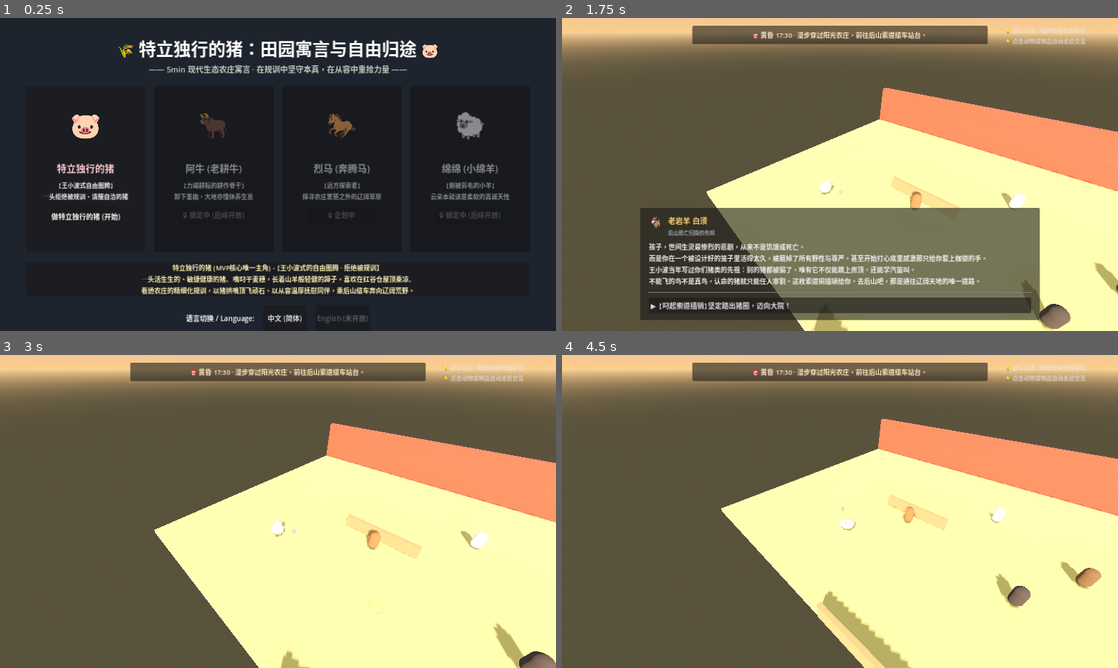
Above: before the commit, frames 1-4 (two rows, left to right).
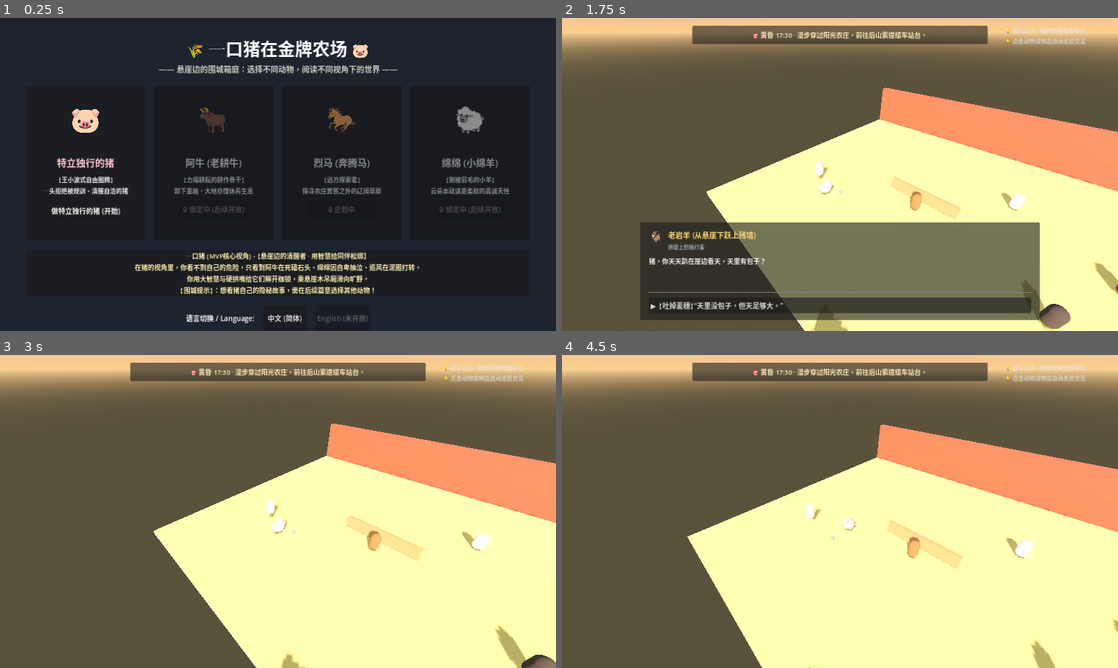
Above: after the commit, the same moments.

Repository: chenzhaoxuan0/piggame
Game: Godot game, scene res://scenes/ui/character_selection.tscn
Two runs of this game, one before a commit and one after it. Both use one fixed random seed, a clock stepped at 60 frames per second and the inputs below.
Inputs (mouse positions are in pixels of both pictures, inside the frame that each line leads up to):
- Up to frame 1 (0.25 s): no input
- Up to frame 2 (1.75 s): click "English (未开放)" at 0.5 s; click "做特立独行的猪 (开始)" at 1.25 s
- Up to frame 3 (3 s): click "▶ 【叼起索道插销】坚定踏出猪圈，迈向大院！" (after the commit: "▶ 【吐掉麦穗】'天里没包子，但天足够大。'") at 2 s; click (278, 642) at 2.75 s, where only the run after the commit has a clickable "▶ 【用鼻子拱起插销】'吃饱了，顺路去给他们松松绑。'"
- Up to frame 4 (4.5 s): move the mouse to (962, 495) at 3.52 s; click (962, 495) at 3.67 s; move the mouse to (728, 527) at 4.27 s; click (728, 527) at 4.42 s

The runs differ from the first frame. In frame 1, 12% of the frame differs, in the area x 7-92%, y 7-89%; in frame 2, 7.4%; in frame 3, 1.0%; in frame 4, 14%, in the area x 22-100%, y 20-100%.

Commit message:
feat: adopt 'A Pig in the Golden Farm' with cliffside box scene and perspective-shifting fable

Diff:
--- a/project.godot
+++ b/project.godot
@@ -6,12 +6,12 @@
 
 [application]
 
-config/name="特立独行的猪：逃离牛马大厦"
+config/name="一口猪在金牌农场"
 config/name_localized={
-"en": "A Maverick Pig: Escape the Animal Office",
-"zh_CN": "特立独行的猪：逃离牛马大厦"
+"en": "A Pig in the Golden Farm",
+"zh_CN": "一口猪在金牌农场"
 }
-config/description="2.5D 职场反讽逃脱游戏，群核科技AHOLO+GPT6Astra支持，扮演一只特立独行的猪逃出大厂写字楼！"
+config/description="2.5D 现代田园围城寓言：悬崖边的金牌农场，一口猪的旷野突围！"
 config/version="0.1.0-mvp"
 run/main_scene="res://scenes/ui/character_selection.tscn"
 config/features=PackedStringArray("4.3", "GL Compatibility")
--- a/scenes/levels/office_level_1.tscn
+++ b/scenes/levels/office_level_1.tscn
@@ -82,6 +82,9 @@
 [sub_resource type="StandardMaterial3D" id="Mat_SheepNPC"]
 albedo_color = Color(0.95, 0.95, 0.96, 1)
 
+[sub_resource type="StandardMaterial3D" id="Mat_CliffGoatNPC"]
+albedo_color = Color(0.88, 0.85, 0.78, 1)
+
 [sub_resource type="StandardMaterial3D" id="Mat_HorseNPC"]
 albedo_color = Color(0.2, 0.2, 0.22, 1)
 
@@ -149,6 +152,16 @@
 
 [node name="StartBarnArea" type="Node3D" parent="FarmEnvironment"]
 transform = Transform3D(1, 0, 0, 0, 1, 0, 0, 0, 1, -11, 0, 6)
+
+[node name="NPC_CliffGoat" type="StaticBody3D" parent="FarmEnvironment/StartBarnArea" groups=["interactable", "npc", "npc_cliff_goat"]]
+transform = Transform3D(1, 0, 0, 0, 1, 0, 0, 0, 1, -2, 1.2, -1)
+
+[node name="MeshInstance3D" type="MeshInstance3D" parent="FarmEnvironment/StartBarnArea/NPC_CliffGoat"]
+material_override = SubResource("Mat_CliffGoatNPC")
+mesh = SubResource("CapsuleMesh_npc")
+
+[node name="CollisionShape3D" type="CollisionShape3D" parent="FarmEnvironment/StartBarnArea/NPC_CliffGoat"]
+shape = SubResource("CapsuleShape3D_npc")
 
 [node name="MilkJug" type="RigidBody3D" parent="FarmEnvironment/StartBarnArea" groups=["interactable", "milk_jug"]]
 transform = Transform3D(1, 0, 0, 0, 1, 0, 0, 0, 1, 1.2, 0.5, -0.8)
@@ -339,22 +352,22 @@
 layout_mode = 2
 theme_override_colors/font_color = Color(1, 0.88, 0.5, 1)
 theme_override_font_sizes/font_size = 34
-text = "🌾 《特立独行的猪》第一幕 · 田园寓言归途"
+text = "🌾 《一口猪在金牌农场》第一篇章 · 旷野归途"
 horizontal_alignment = 1
 
 [node name="Quote" type="Label" parent="HUD/EndScreenPanel/VBox"]
 layout_mode = 2
 theme_override_colors/font_color = Color(0.9, 0.95, 1, 1)
 theme_override_font_sizes/font_size = 16
-text = "“世间只有一种真正的特立独行，那就是认清生活的规训后，依然选择从容而体面地活出自己。”
-“不随波逐流，亦不愤世嫉俗；守住内心的火，走属于自己的路。”
-
-愿每一颗不肯被驯服的灵魂，都能在阳光下的广阔田野里自由漫步。"
+text = "“金牌是农场的，但命是你自己的。”
+“世上只有一种特立独行：看清了槽里的把戏，依然坦坦荡荡奔向旷野。”
+
+一口猪走出了围城；天地很大，下山见。"
 horizontal_alignment = 1
 
 [node name="Author" type="Label" parent="HUD/EndScreenPanel/VBox"]
 layout_mode = 2
 theme_override_colors/font_color = Color(0.7, 0.75, 0.8, 0.8)
 theme_override_font_sizes/font_size = 14
-text = "—— 感谢体验 5min 现代田园哲学寓言 Demo ——"
+text = "—— 感谢体验《一口猪在金牌农场》MVP 试玩版 ——"
 horizontal_alignment = 1
--- a/scenes/ui/character_selection.tscn
+++ b/scenes/ui/character_selection.tscn
@@ -40,14 +40,14 @@
 [node name="Title" type="Label" parent="VBoxContainer/Header"]
 layout_mode = 2
 theme_override_font_sizes/font_size = 40
-text = "🌾 特立独行的猪：田园寓言与自由归途 🐷"
+text = "🌾 一口猪在金牌农场 🐷"
 horizontal_alignment = 1
 
 [node name="SubTitle" type="Label" parent="VBoxContainer/Header"]
 layout_mode = 2
 theme_override_colors/font_color = Color(0.9, 0.92, 0.85, 0.85)
 theme_override_font_sizes/font_size = 18
-text = "—— 5min 现代生态农庄寓言 · 在规训中坚守本真，在从容中重拾力量 ——"
+text = "—— 悬崖边的围城箱庭：选择不同动物，阅读不同视角下的世界 ——"
 horizontal_alignment = 1
 
 [node name="CharactersRow" type="HBoxContainer" parent="VBoxContainer"]
--- a/scripts/core/dialogue_manager.gd
+++ b/scripts/core/dialogue_manager.gd
@@ -1,180 +1,178 @@
 extends Node
 
-# Dialogue Manager (英雄之旅史诗级现代农庄动物寓言系统)
-# 完整十二阶段叙事树：启程 ➔ 试炼 ➔ 顿悟 ➔ 归途
+# Dialogue Manager (《一口猪在金牌农场》简短有力寓言对话树)
+# 核心主旨：语言简短有力，直指人心；围城视角，互助觉醒
 
 signal dialogue_started(node_data: Dictionary)
 signal dialogue_advanced(step: int)
 signal dialogue_ended()
 
-# 史诗寓言剧情树
 var dialogue_tree = {
-	# --- 序幕：老岩羊导师的启迪 (阶段4：遇见导师) ---
-	"mentor_reflection": {
-		"speaker": "老岩羊 白须",
+	# --- 序幕：悬崖边的晨风与老岩羊 ---
+	"cliff_goat_intro": {
+		"speaker": "老岩羊 (从悬崖下跃上残墙)",
 		"avatar": "🐐",
-		"title": "后山逃亡归隐的先知",
-		"content": "孩子，世间生灵最惨烈的悲剧，从来不是饥饿或死亡。\n而是你在一个被设计好的笼子里活得太久，被磨掉了所有野性与尊严，甚至开始打心底里感激那只给你套上枷锁的手。\n王小波当年写过你们猪类的先祖：别的猪都被骟了，唯有它不仅能跳上房顶，还能学汽笛叫。\n不能飞的鸟不是真鸟，认命的猪就只能任人宰割。这枚索道铜插销给你，去后山吧，那是通往辽阔天地的唯一道路。",
+		"title": "绝壁上的独行客",
+		"content": "猪，你天天趴在崖边看天，天里有包子？",
 		"options": [
-			{"text": "【叼起索道插销】坚定踏出猪圈，迈向大院！", "next": ""}
+			{
+				"text": "【吐掉麦穗】“天里没包子，但天足够大。”",
+				"next": "cliff_goat_key"
+			}
+		]
+	},
+	"cliff_goat_key": {
+		"speaker": "老岩羊",
+		"avatar": "🐐",
+		"title": "绝壁上的独行客",
+		"content": "农场的金牌是给死肉戴的。顺着这根旧缆绳能滑下万丈绝壁，插销给你。\n不过走之前，大院里那几头傻口子，快被那块金牌压断骨头了。",
+		"options": [
+			{"text": "【用鼻子拱起插销】“吃饱了，顺路去给他们松松绑。”", "next": ""}
 		]
 	},
 
-	# --- 试炼1：老耕牛 阿牛 (耕作深渊与自责) ---
+	# --- 节点1：老耕牛 阿牛 (黑土地里的大顽石) ---
 	"aniu_interaction": {
-		"speaker": "阿牛 (蹄子打滑的老黄牛)",
+		"speaker": "阿牛 (四蹄打滑的老黄牛)",
 		"avatar": "🐂",
-		"title": "力竭耕耘的老耕牛",
-		"content": "（呼哧吐着白沫，两眼血红死磕硬泥）还差两分地……必须翻完！隔壁马圈今天跑了五趟长途，我翻不够三亩地，评优垫底被扣了精饲料，我怎么活啊……",
+		"title": "黑土泥垄里的耕作者",
+		"content": "（呼哧吐着白沫，眼珠通红）还差两分地……今天翻不完，金牌评优就黄了……",
 		"options": [
 			{
-				"text": "【猪鼻猛力硬顶】“阿牛，你脚下的铁犁被顽石卡死两个时辰了！”",
+				"text": "【猪嘴猛力一拱】咔嚓一声，把卡在犁尖的磨盘黑石拱飞出垄！",
 				"next": "aniu_solved"
-			},
-			{
-				"text": "【温厚按肩劝慰】“连黑土地都懂得休养生息，你何必把自己熬成铁？”",
-				"next": "aniu_comfort"
 			}
 		]
 	},
 	"aniu_solved": {
-		"speaker": "阿牛 (呆立原地)",
+		"speaker": "阿牛 (呆立泥中)",
 		"avatar": "🐂",
-		"title": "力竭耕耘的老耕牛",
-		"content": "……卡在犁齿里的巨石被你一鼻子顶飞了？！难怪我拉得吐血都挪不动半步……阿猪，我居然一直没低头看过自己的脚下……",
+		"title": "黑土泥垄里的耕作者",
+		"content": "……石头？！我顶着块大石头犁了两个时辰？！可金牌农场的规矩……",
 		"options": [
-			{"text": "【从容哼鸣】“你不是在跟土地较劲，是在跟自己心里的恐惧死磕。”", "next": "aniu_finish"}
-		]
-	},
-	"aniu_comfort": {
-		"speaker": "特立独行的猪",
-		"avatar": "🐷",
-		"title": "特立独行的猪",
-		"content": "阿牛，这副犁是庄园为了收成套在你脖子上的，但筋骨和性命是你自己的。\n草料吃多吃少饿不死健壮的牛，但把自己熬垮了，换来的只有更沉的枷锁。\n卸了吧，洗洗蹄子，去小溪边喝两口泉水，看看天！",
-		"options": [
-			{"text": "用下巴挑开硬木套锁，解放老黄牛", "next": "aniu_finish"}
+			{
+				"text": "【简短有力】“阿牛，地是翻不完的，但牛会累死。地每年都要歇冬，你比地还硬？”",
+				"next": "aniu_finish"
+			}
 		]
 	},
 	"aniu_finish": {
-		"speaker": "阿牛 (长舒白汽)",
+		"speaker": "阿牛 (长舒白汽，自己顶开颈套)",
 		"avatar": "🐂",
-		"title": "重获自洽的老耕牛",
-		"content": "（牛头缓缓垂在泥地里，眼神重现清亮）阿猪……你说得对，我害怕被淘汰，结果差点把自己活活累死在泥垄里。有任何危险叫我，我的牛角为你开路！",
+		"title": "觉醒的老黄牛",
+		"content": "（看着滚远的巨石，突然笑了）哈！规矩是人定的，命是爹妈给的。老子今天不翻了，喝水去！",
 		"options": [
-			{"text": "晃了晃麦穗，向羊圈漫步前行", "next": ""}
+			{"text": "甩甩尾巴，漫步走向羊舍", "next": ""}
 		]
 	},
 
-	# --- 试炼2：小绵羊 绵绵 (被评次品的少女) ---
+	# --- 节点2：小绵羊 绵绵 (草垛里的云彩毛) ---
 	"mianmian_interaction": {
-		"speaker": "绵绵 (躲在草垛后的小绵羊)",
+		"speaker": "绵绵 (缩在草垛里的小绵羊)",
 		"avatar": "🐑",
 		"title": "刚被剪毛的小羊",
-		"content": "（吸着鼻子，木牌上赫然盖着‘三等次品毛：过于纤细缺乏工业强度’）阿猪哥……他们说我的毛织不出笔挺厚重的工作服，说我是农场里最笨最没用的小羊……我是不是生来就是个累赘？",
+		"content": "（木栏贴着‘次品羊毛：细软无力，不合标准’，抽泣着）阿猪叔……他们说我的毛织不成厚布，我是最没用的一头羊……",
 		"options": [
 			{
-				"text": "【拱过去嫩胡萝卜与薄荷叶】“把糖分补足，先擦干眼泪。”",
+				"text": "【踢飞木牌，推过去新鲜野胡萝卜】“天上的云硬不硬？”",
 				"next": "mianmian_advice"
 			}
 		]
 	},
 	"mianmian_advice": {
-		"speaker": "特立独行的猪",
+		"speaker": "一口猪",
 		"avatar": "🐷",
-		"title": "特立独行的猪",
-		"content": "小绵羊，你知道为什么他们嫌你的毛太细软吗？\n因为流水线只要千篇一律的粗毛毡，他们不懂得，天上的云朵本来就是柔软的。\n你的毛柔软，是因为你天性细腻温存，对每一缕拂过原野的春风都怀着善意。那绝不是缺陷，那是造物主留给你最特立独行的印记！\n别拿纺织厂的标尺来称量自己的灵魂。快把胡萝卜吃了，你的春天比这间棚舍辽阔得多。",
+		"title": "一口猪",
+		"content": "云就是软的，才好看。羊毛软，是你的本事，不是你的病。他们要硬布做麻袋，那是他们没见过云彩。",
 		"options": [
-			{"text": "大耳朵轻轻扑棱，给小羊坚定的肯定", "next": "mianmian_finish"}
+			{"text": "看着小羊咬下甘甜的胡萝卜", "next": "mianmian_finish"}
 		]
 	},
 	"mianmian_finish": {
-		"speaker": "绵绵 (破涕为笑)",
+		"speaker": "绵绵 (眼珠亮如露水)",
 		"avatar": "🐑",
-		"title": "重拾自信的年轻人",
-		"content": "阿猪哥……咬了一口胡萝卜，真的好甜！原来柔软不是缺陷啊……谢谢你，若巡逻犬来抓你，我们整群羊用身躯替你阻挡！",
+		"title": "重拾自信的绵羊",
+		"content": "云彩毛……对！我长的是天上的云彩毛！阿猪叔，有人来抓你，我用羊群给你堵路！",
 		"options": [
-			{"text": "用鼻子蹭蹭草垛，走向跑道方向", "next": ""}
+			{"text": "用鼻子蹭蹭草堆，走向环形跑道", "next": ""}
 		]
 	},
 
-	# --- 试炼3：烈马 追风 (赛道原地打转) ---
+	# --- 节点3：烈马 追风 (跑圈里的瞎马) ---
 	"zhuifeng_interaction": {
-		"speaker": "追风 (大汗淋漓的纯血烈马)",
+		"speaker": "追风 (大汗淋漓的纯血马)",
 		"avatar": "🐎",
-		"title": "封闭赛道上的领跑明星",
-		"content": "（眼罩遮目，疯狂在圆形泥道狂奔）让开！别挡我的赛道！我的配速曲线是全庄第一，只要跑完这一万圈，庄园主就会给我颁发特级马厩铭牌！",
+		"title": "封闭赛道上的飞奔者",
+		"content": "（戴着皮眼罩在泥圈疯狂打转）别挡道！我的配速曲线是全庄第一！只要跑完这一万圈，金牌马厩就是我的！",
 		"options": [
 			{
-				"text": "【坚硬獠牙咬断眼罩皮扣】“追风，睁开眼睛看看四周！”",
+				"text": "【撞烂看台，咬断眼罩皮带】“睁开眼看四周！”",
 				"next": "zhuifeng_awaken"
 			}
 		]
 	},
 	"zhuifeng_awaken": {
-		"speaker": "追风 (猛然勒马，震惊四顾)",
+		"speaker": "追风 (马失前蹄，浑身发抖)",
 		"avatar": "🐎",
-		"title": "看清真相的奔腾者",
-		"content": "这……这只是一个直径不到五十米的铁丝网泥圈？！天哪，我拼了命跑了三年、磨烂了十二副铁蹄，我居然一直在原地打转？！",
+		"title": "看清真相的烈马",
+		"content": "这……只有一条五十米的烂泥圈？！我跑了三年，每天跑一百里，原来一直在原地踩泥槽？！",
 		"options": [
 			{
-				"text": "【从容长嘶】“速度再快，方向错了也是徒劳。去后山吧，那里的风才配得上你的长鬃！”",
+				"text": "【简短有力】“迈开腿谁都会，往哪跑才是本事。围栏烂了，悬崖外才是路。”",
 				"next": "zhuifeng_finish"
 			}
 		]
 	},
 	"zhuifeng_finish": {
-		"speaker": "追风 (仰天长鸣)",
+		"speaker": "追风 (仰天长嘶，踏碎围栏)",
 		"avatar": "🐎",
 		"title": "觉醒的千里马",
-		"content": "原地打转的荣耀，一文不值！阿猪，今天谁敢拦你，我的铁蹄就踏碎他们的铁笼！",
+		"content": "原地打转的金牌，一文不值！阿猪，今天谁敢拦你，我的铁蹄踏碎他们的门！",
 		"options": [
-			{"text": "点头致意，迈向中央钟楼核心", "next": ""}
+			{"text": "点头致意，走向大院石板路", "next": ""}
 		]
 	},
 
-	# --- 考验与决战：钟楼顶层生死考验 (阶段8 & 9) ---
-	"ordeal_encounter": {
-		"speaker": "管家犬 老张 (手握电网手柄)",
+	# --- 节点4：管家犬 老张 (大院当中的破铜铃) ---
+	"laozhang_interaction": {
+		"speaker": "管家犬 老张 (死死晃动铜铃)",
 		"avatar": "🐕",
-		"title": "农庄大统领 / 督导主管",
-		"content": "阿猪！你被捕兽钢网困住了！看看你的四周！\n庄园主慈悲，给你最后一次机会：穿上这件‘五星示范’红马甲，戴上这枚纯金打造的模范种猪项圈，以后全庄豆饼任你享用！\n否则，天一亮，后厨的剔骨屠刀就在冷库等着你！是当尊贵的金铃猪，还是当案板上的肉，你自己选！",
+		"title": "金牌农庄大统领",
+		"content": "阿猪！站住！农场今年评上了特级金牌！只要你留下来，金铃铛给你戴，高蛋白豆饼管饱！你跑去悬崖，连口馊料都没有！",
 		"options": [
 			{
-				"text": "【昂首冷笑，坚决拒绝】“虚荣的项圈，留给在槽前摇尾巴的人吧！”",
-				"next": "ordeal_break_switch"
+				"text": "【麦穗微晃，平静反问】“老张，金牌能嚼得动吗？”",
+				"next": "laozhang_response"
 			}
 		]
 	},
-	"ordeal_break_switch": {
-		"speaker": "特立独行的猪 (猛力一击)",
+	"laozhang_response": {
+		"speaker": "一口猪",
 		"avatar": "🐷",
-		"title": "真理的觉醒者",
-		"content": "（借力一跃，用坚硬如铁的猪头狠狠撞向高压总电闸！）\n轰——！漫天电火花闪耀！全庄刺眼的探照灯、扩音喇叭、电网全线短路熄灭！\n狂风吹散阴霾，浩瀚壮阔的银河与璀璨繁星在黑暗中毫无保留地洒满大地！所有动物在黑暗中仰望星空，看到了真实的彼此！",
+		"title": "一口猪",
+		"content": "嚼不动，咽不下，戴在脖子上还硌得慌。\n槽里的豆饼再甜，也是买你这条命的定金。野地里的草根苦，但嚼碎了是自由的味儿。\n铜铃很响，但外面的山风更大。别替笼子守门了，你也该卸下铃铛，在草地上打个滚了。",
 		"options": [
-			{"text": "趁乱钻出铁网，奔向后山索道崖口！", "next": "cablecar_climax"}
+			{"text": "从老张身边坦然走过", "next": "laozhang_finish"}
+		]
+	},
+	"laozhang_finish": {
+		"speaker": "老张 (铜铃滑落在泥水里)",
+		"avatar": "🐕",
+		"title": "失落的守门人",
+		"content": "（呆呆看着爪子里的金牌与图纸，眼眶发红）……在草地上打个滚？我当了一条长了四条腿的活狗……我居然忘了怎么打滚了……走吧阿猪，山路慢行。",
+		"options": [
+			{"text": "走向悬崖缆车站台", "next": ""}
 		]
 	},
 
-	# --- 终章与复活：索道崖口度化老张 (阶段11 & 12) ---
-	"cablecar_climax": {
-		"speaker": "管家犬 老张 (绝望瘫坐)",
-		"avatar": "🐕",
-		"title": "失落的守门人",
-		"content": "（追到崖口，浑身发抖）阿猪……电闸断了，指标没了，没有庄园主的统筹，明天我们怎么活啊……",
+	# --- 终幕：悬崖木缆车，驶向旷野 ---
+	"cablecar_final": {
+		"speaker": "一口猪 (悬挂于万丈绝壁之上)",
+		"avatar": "🐷",
+		"title": "一口走出了围城的猪",
+		"content": "咔嗒！生锈的插销顶入缆槽，木质吊厢在夕阳熔金的绝壁上徐徐滑出。\n崖下是万顷翻滚的金黄麦浪。阿牛在溪边甩尾，绵绵在草垛顶抖落一朵云，追风在崖坡狂奔，老张把铜铃扔进了水洼。\n金牌是农场的，但命是你自己的。\n世上只有一种特立独行：看清了槽里的把戏，依然坦坦荡荡奔向旷野。",
 		"options": [
-			{
-				"text": "【递上自流引水图】“这片土地不需要锁链，黑土地自会生出春草。”",
-				"next": "cablecar_redemption"
-			}
-		]
-	},
-	"cablecar_redemption": {
-		"speaker": "特立独行的猪",
-		"avatar": "🐷",
-		"title": "生命的渡人者",
-		"content": "老张，引水渠我全拱通了，足够全庄喝上甘甜的泉水。你们害怕的不是失去农庄，而是害怕自己不被需要。\n天生万物，从来没有哪条规矩写着牛必须累死、羊必须自卑、狗必须咬人。\n铜铃摇得很响，但山风更大。别再替笼子守门了，你也该卸下铃铛，去草地上打个滚了！",
-		"options": [
-			{"text": "【老张泪流满面，亲手解下铜铃】跳上索道木吊厢，推下启动木销！", "next": "game_win"}
+			{"text": "【迎着晚风滑向原野】天地很大，下山见！", "next": "game_win"}
 		]
 	}
 }
--- a/scripts/levels/office_level_1.gd
+++ b/scripts/levels/office_level_1.gd
@@ -1,10 +1,12 @@
 extends Node3D
 
-# 关卡控制器：新星模范生态农庄 · 英雄之旅史诗全本
+# 关卡控制器：《一口猪在金牌农场》第一篇章
+# 场景：悬崖边的金牌农场 (The Cliffside Golden Farm)
 # 核心机制：
-# 1. 探索大院，分别点化并唤醒三位盟友：阿牛 (牛)、绵绵 (羊)、追风 (马)
-# 2. 前往中央钟楼直面老张 (犬)，撞断总电闸引出漫天繁星
-# 3. 奔赴后山索道崖口，交付引水图度化老张，踏上辽阔自由原野
+# 1. 悬崖残墙处与老岩羊对话，拿到旧索道插销
+# 2. 深入大院，以简短有力的智慧点醒阿牛 (牛)、绵绵 (羊)、追风 (马)
+# 3. 面对管家犬老张，质问“金牌能嚼得动吗”，跨越石道
+# 4. 前往悬崖边木质吊厢，将插销撞入卡槽，缆车滑入原野
 
 @onready var player: PigController = $Pig
 @onready var camera = $IsometricCamera
@@ -22,24 +24,25 @@
 @onready var cablecar_cabin = $FarmEnvironment/CableCarArea/CableCarCabin
 @onready var click_indicator = $Pig/ClickIndicator
 
-# 英雄之旅盟友与进程状态
-var met_mentor: bool = false
+# 进程状态
+var met_goat: bool = false
 var met_aniu: bool = false
 var met_mianmian: bool = false
 var met_zhuifeng: bool = false
-var power_cut: bool = false
+var met_laozhang: bool = false
 var is_game_finished: bool = false
 
 func _ready() -> void:
-	print("[Level1] 英雄之旅史诗级现代农庄寓言启动！")
+	print("[Level1] 《一口猪在金牌农场》启动！")
 
 	if player:
 		player.moved_to_target.connect(_on_player_moved_to_target)
 		player.reached_interactable.connect(_on_player_reached_interactable)
 
-	# 开局弹出阶段4：遇见导师（老岩羊白须的赠言）
+	# 开局自动弹出悬崖边老岩羊对话
 	get_tree().create_timer(0.4).timeout.connect(func():
-		open_dialogue("mentor_reflection")
+		open_dialogue("cliff_goat_intro")
+		met_goat = true
 	)
 
 func _on_player_moved_to_target(pos: Vector3) -> void:
@@ -53,49 +56,50 @@
 		tween.tween_callback(func(): click_indicator.visible = false)
 
 func _on_player_reached_interactable(target: Node3D) -> void:
-	print("[Level1] 到达史诗交互目标: ", target.name)
+	print("[Level1] 到达目标: ", target.name)
 
-	if target.is_in_group("npc_aniu"):
+	if target.is_in_group("npc_cliff_goat"):
+		open_dialogue("cliff_goat_intro")
+	elif target.is_in_group("npc_aniu"):
 		open_dialogue("aniu_interaction")
 		met_aniu = true
-		check_hero_progress()
+		check_progress()
 	elif target.is_in_group("npc_mianmian"):
 		open_dialogue("mianmian_interaction")
 		met_mianmian = true
-		check_hero_progress()
+		check_progress()
 	elif target.is_in_group("npc_zhuifeng"):
 		open_dialogue("zhuifeng_interaction")
 		met_zhuifeng = true
-		check_hero_progress()
+		check_progress()
 	elif target.is_in_group("npc_laozhang"):
-		# 触发钟楼生死对决
-		open_dialogue("ordeal_encounter")
-		power_cut = true
-		check_hero_progress()
+		open_dialogue("laozhang_interaction")
+		met_laozhang = true
+		check_progress()
 	elif target.is_in_group("cablecar_button"):
 		handle_cablecar_interact()
 	elif target.is_in_group("milk_jug"):
 		if target is RigidBody3D:
 			target.apply_impulse(Vector3(0.8, 1.4, 0.6) * 2.2)
 
-func check_hero_progress() -> void:
-	if met_aniu and met_mianmian and met_zhuifeng and not power_cut:
-		objective_label.text = "🎯 三位同伴已觉醒！前往中央钟楼直面老张，打破规训总闸！"
-	elif power_cut:
-		objective_label.text = "🌟 总电闸已断，银河星空现世！趁乱奔赴后山索道崖口，迈向自由！"
+func check_progress() -> void:
+	if met_aniu and met_mianmian and met_zhuifeng and met_laozhang:
+		objective_label.text = "🎯 农庄的枷锁已全部松开。前往悬崖木吊厢，推下插销奔向广阔人间！"
+	elif met_aniu and met_mianmian and met_zhuifeng:
+		objective_label.text = "🎯 三位同伴已觉醒！穿过中央石板路，面对摇晃铜铃的管家犬老张。"
 	else:
-		objective_label.text = "🎯 穿行于阳光大院，寻访牛、羊、马三位同伴，解开被规训的心灵枷锁。"
+		objective_label.text = "🎯 漫步于悬崖边的金牌农庄，顺路给大院里的牛、羊、马松松绑。"
 
 func handle_cablecar_interact() -> void:
 	if is_game_finished:
 		return
 	is_game_finished = true
-	open_dialogue("cablecar_climax")
+	open_dialogue("cablecar_final")
 
-	# 缆车在晨光与繁星下徐徐滑向原野
+	# 缆车吊厢在落日熔金的万丈绝壁上滑出
 	if cablecar_cabin:
 		var tween = create_tween()
-		tween.tween_property(cablecar_cabin, "position", cablecar_cabin.position + Vector3(14.0, -5.0, 10.0), 3.5)
+		tween.tween_property(cablecar_cabin, "position", cablecar_cabin.position + Vector3(15.0, -6.0, 10.0), 3.8)
 
 func open_dialogue(node_key: String) -> void:
 	var node_data = DialogueManager.get_dialogue_node(node_key)
@@ -106,7 +110,7 @@
 	if dialogue_box:
 		dialogue_box.visible = true
 		avatar_label.text = node_data.get("avatar", "🐷")
-		speaker_label.text = node_data.get("speaker", "神秘人")
+		speaker_label.text = node_data.get("speaker", "神秘生灵")
 		title_label.text = node_data.get("title", "")
 		content_label.text = node_data.get("content", "")
 
--- a/scripts/ui/character_selection.gd
+++ b/scripts/ui/character_selection.gd
@@ -1,7 +1,7 @@
 extends Control
 
-# Character Selection Screen (角色选择界面 - 纯正动物寓言版)
-# 核心主旨：真正特立独行的猪，自由图腾，拒绝被规训
+# Character Selection Screen (《一口猪在金牌农场》围城多视角选择)
+# 核心机制：同一个悬崖箱庭，不同动物视角，相互羡慕，相互救赎
 
 @onready var btn_pig = $VBoxContainer/CharactersRow/CardPig/VBox/BtnSelect
 @onready var btn_ox = $VBoxContainer/CharactersRow/CardOx/VBox/BtnSelect
@@ -14,27 +14,27 @@
 
 var characters_desc = {
 	"pig": {
-		"title": "特立独行的猪 (MVP核心唯一主角)",
-		"subtitle": "【王小波式的自由图腾 · 拒绝被规训】",
-		"desc": "一头活生生的、敏捷健康的猪。嘴叼干麦穗，长着山羊般轻健的蹄子，喜欢在红谷仓屋顶乘凉。\n看透农庄的精细化规训，以猪拱嘴顶飞顽石、以从容温厚抚慰同伴，乘后山缆车奔向辽阔荒野。",
+		"title": "一口猪 (MVP核心视角)",
+		"subtitle": "【悬崖边的清醒者 · 用智慧给同伴松绑】",
+		"desc": "在猪的视角里，你看不到自己的危险，只看到阿牛在死磕石头、绵绵因自卑抽泣、追风在泥圈打转。\n你用大智慧与硬拱嘴给它们解开枷锁，乘悬崖木吊厢滑向旷野。\n【围城提示】：想看猪自己的隐秘故事，需在后续篇章选择其他动物！",
 		"unlocked": true
 	},
 	"ox": {
-		"title": "阿牛 (老耕牛)",
-		"subtitle": "【力竭耕耘的耕作骨干】",
-		"desc": "被沉重铁犁死死勒住的老黄牛，在猪的顶石点化下卸下枷锁，明白大地亦懂冬眠休养。(后续篇章)",
+		"title": "阿牛 (老耕牛视角)",
+		"subtitle": "【力拔千钧 · 撞碎屠宰门】",
+		"desc": "在牛的视角里，牛心疼那口整天吃了睡的猪：它不知道下个月就要被宰了！牛用一身蛮力撞破屠宰场大门去救猪。(后续篇章)",
 		"unlocked": false
 	},
 	"sheep": {
-		"title": "绵绵 (小绵羊)",
-		"subtitle": "【刚被剪毛的小绵羊】",
-		"desc": "因毛质太软被评为三等次品而暗自抽泣的小羊，懂得云朵天生就是柔软的，守护原生真诚。(后续篇章)",
+		"title": "绵绵 (小绵羊视角)",
+		"subtitle": "【以柔克刚 · 守护奔腾】",
+		"desc": "在羊的视角里，羊羡慕马能跑，却心疼马每天在泥圈里跑得蹄子裂开，羊用自己最柔软的细毛给马编织护蹄套。(后续篇章)",
 		"unlocked": false
 	},
 	"horse": {
-		"title": "烈马 (奔腾马)",
-		"subtitle": "【远方探索者】",
-		"desc": "在农庄篱笆之外的无垠原野探寻自由边界，敬请期待！(后续篇章)",
+		"title": "追风 (烈马视角)",
+		"subtitle": "【疾风破障 · 绝地奔腾】",
+		"desc": "在马的视角里，马看到弱小的羊总被猎犬威吓，马放开四蹄以狂风般的速度带着羊群跃出牢笼。(后续篇章)",
 		"unlocked": false
 	}
 }
@@ -64,7 +64,7 @@
 		info_label.text = "%s - %s\n%s" % [info["title"], info["subtitle"], info["desc"]]
 
 func _on_pig_selected() -> void:
-	print("[CharacterSelect] 选择【特立独行的猪】！开启黄昏阳光农庄的 5 分钟动物寓言之旅...")
+	print("[CharacterSelect] 选择【一口猪】视角！开启悬崖边的金牌农场旷野突围之旅...")
 	GameManager.select_character(GameManager.CharacterType.PIG)
 	get_tree().change_scene_to_file("res://scenes/levels/office_level_1.tscn")
 
@@ -78,4 +78,4 @@
 
 func _on_lang_en_selected() -> void:
 	if info_label:
-		info_label.text = "【系统提示】English language is coming soon! 当前阶段优先打磨原生田园现代动物寓言！"
+		info_label.text = "【系统提示】English language is coming soon! 当前阶段优先打磨原生金牌农场围城寓言！"
Not shown, changed: docs/PIG_STORY_LINE_FULL.md
